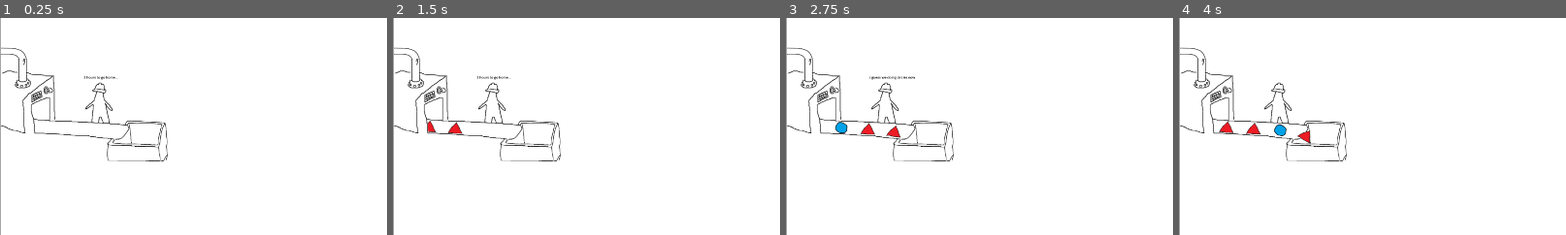
Above: before the commit, frames 1-4 (left to right).
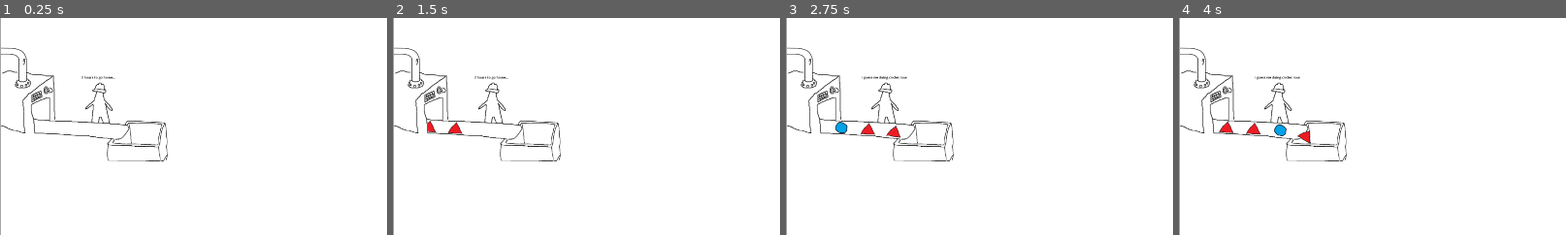
Above: after the commit, the same moments.

Repository: Codi-Cuinat/triangle-factory-game
Game: Godot game, scene res://Main.tscn
Two runs of this game, one before a commit and one after it. Both use one fixed random seed, a clock stepped at 60 frames per second and the inputs below.
Inputs:
- Up to frame 1 (0.25 s): no input
- Up to frame 2 (1.5 s): tap Enter at 0.5 s; hold Right (ui_right) 0.53-1.28 s; tap Space at 1.25 s; hold Down (ui_down) from 1.28 s (still down)
- Up to frame 3 (2.75 s): release Down (ui_down) at 2.03 s; hold Right (ui_right) from 2.03 s (still down)
- Up to frame 4 (4 s): release Right (ui_right) at 2.78 s; hold Up (ui_up) 2.78-3.53 s; hold Left (ui_left) from 3.53 s (still down)
The pictures show only the part of the screen within x 0-50%, y 0-50%; the shares and areas given below are measured in that part.

The runs differ from the first frame. In frame 1, less than 0.1% of the frame differs, in the area x 21-31%, y 26-29%; in frame 2, less than 0.1%; in frame 3, 0.1%; in frame 4, 0.1%, in the area x 19-32%, y 26-29%.

Commit message:
chore: improve the text and speed of the displayed message

Diff:
--- a/generador.gd
+++ b/generador.gd
@@ -4,11 +4,15 @@
 @export var expected_piece: PackedScene # Expected piece generation for this machine
 @export var unexpected_pieces: Array[PackedScene] # Unexpected pieces generated by "error"
 
+var unexpected_piece_active = false # Controla si hay una pieza inesperada en la cinta
+
+
 func spawn_piece():
-	if should_spawn_unexpected_piece():
+	if not unexpected_piece_active and should_spawn_unexpected_piece():
 		spawn_unexpected_piece()
 		# The worker has to take action(or not)
 		$Worker.handle_unexpected_piece()
+		unexpected_piece_active = true
 	else:
 		spawn_expected_piece()
 
@@ -25,6 +29,11 @@
 	var random_index = randi() % unexpected_pieces.size()
 	var piece = unexpected_pieces[random_index].instantiate() as Piece
 	$"Cinta/Cinta int".add_child(piece)
+	piece.connect("tree_exited", _on_unexpected_piece_removed) # Conectar señal para detectar cuando la pieza es eliminada
+
+# Se llama cuando una pieza inesperada es eliminada de la cinta
+func _on_unexpected_piece_removed():
+	unexpected_piece_active = false # Permitir que se genere otra pieza inesperada en el futuro
 
 # Called when the node enters the scene tree for the first time.
 func _ready() -> void:
--- a/worker.gd
+++ b/worker.gd
@@ -2,13 +2,12 @@
 
 @onready var status_label: Label = $Label # Nodo Label para mostrar el estado
 
-const GOOD_WORKER_SAYS = "a circle?? in the triangle factory?? how queer!! ive never seen such a thing- i must inquire about this further with my supervisor post-hastel!!"
+const GOOD_WORKER_SAYS = "a circle?? in the triangle factory?? how queer!!\nive never seen such a thing- i must inquire about\n this further with my supervisor post-hastel!!"
 const BAD_WORKER_SAYS = "i guess we doing circles now"
 
 # Called when the node enters the scene tree for the first time.
 func _ready() -> void:
 	pass # Replace with function body.
-
 
 # Called every frame. 'delta' is the elapsed time since the previous frame.
 func _process(delta: float) -> void:
@@ -29,17 +28,15 @@
 
 # Acción de notificar al supervisor
 func notify_supervisor():
-	print("Notificando al supervisor: ¡pieza inesperada detectada!")
 	update_status_label(GOOD_WORKER_SAYS)
 
 # Acción de ignorar la pieza inesperada
 func ignore_unexpected_piece():
-	print("Ignorando la pieza inesperada.")
 	update_status_label(BAD_WORKER_SAYS)
 
 	# Actualiza el texto del label y lo muestra por un breve periodo
 func update_status_label(message: String) -> void:
 	status_label.text = message
 	status_label.visible = true
-	await get_tree().create_timer(1.5).timeout # Muestra el mensaje por 1.5 segundos
+	await get_tree().create_timer(3).timeout # Muestra el mensaje por 3 segundos
 	status_label.visible = false
--- a/worker.tscn
+++ b/worker.tscn
@@ -10,9 +10,11 @@
 texture = ExtResource("2_5678n")
 
 [node name="Label" type="Label" parent="."]
-offset_left = -72.0
-offset_top = -134.0
-offset_right = 91.0
+offset_left = -128.0
+offset_top = -186.0
+offset_right = 124.0
 offset_bottom = -111.0
 theme_override_colors/font_color = Color(0, 0, 0, 1)
 text = "3 hours to go home..."
+horizontal_alignment = 1
+vertical_alignment = 2
